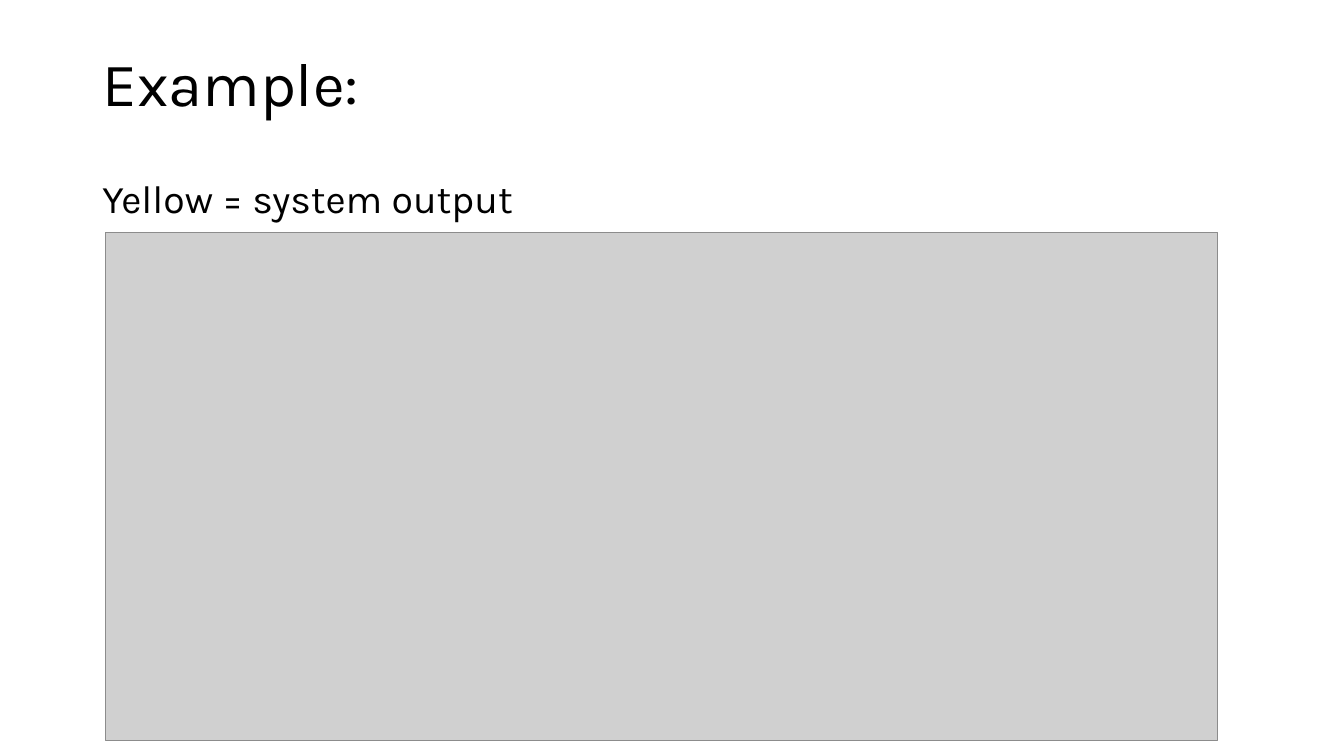
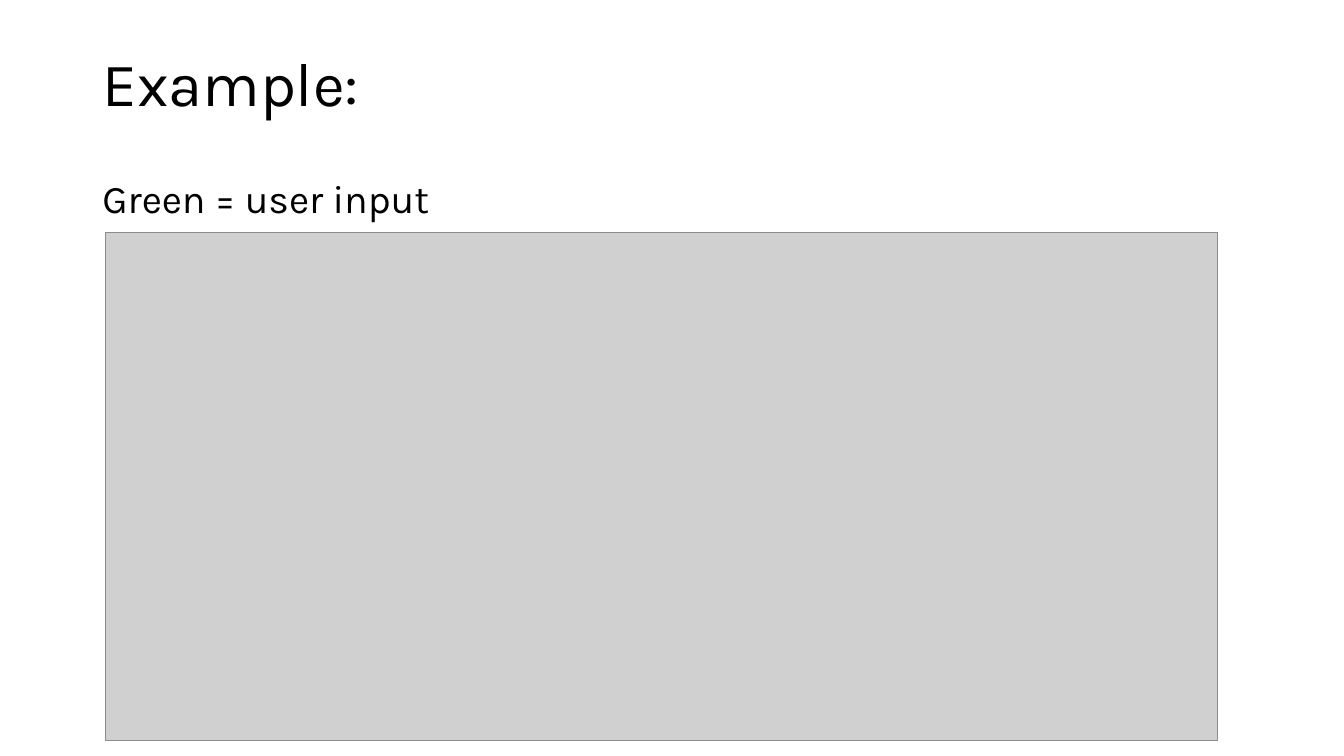
Before and after one commit to Avinash-p/Project-Task-Tracker, a slide deck: slide 8 of resources/High Level Design.pptx. Drawn at 1344x756 pixels with LibreOffice and Linux fonts; fonts in the diff are those of the drawing; grey boxes stand for pictures. Boxes give left, top, right and bottom in pixels: in the first picture for what was removed or moved away, otherwise in the second. Text is boxed around its words. In the diff, an @@ line names an element or a change of style, - is before the commit and + after.

```diff
--- a/resources/High Level Design.pptx
+++ b/resources/High Level Design.pptx
@@ text at [102,186,430,223]: text changed @@
-Yellow = system output
+Green = user input
```
Also in this commit, not shown: 1 other slide changed.
